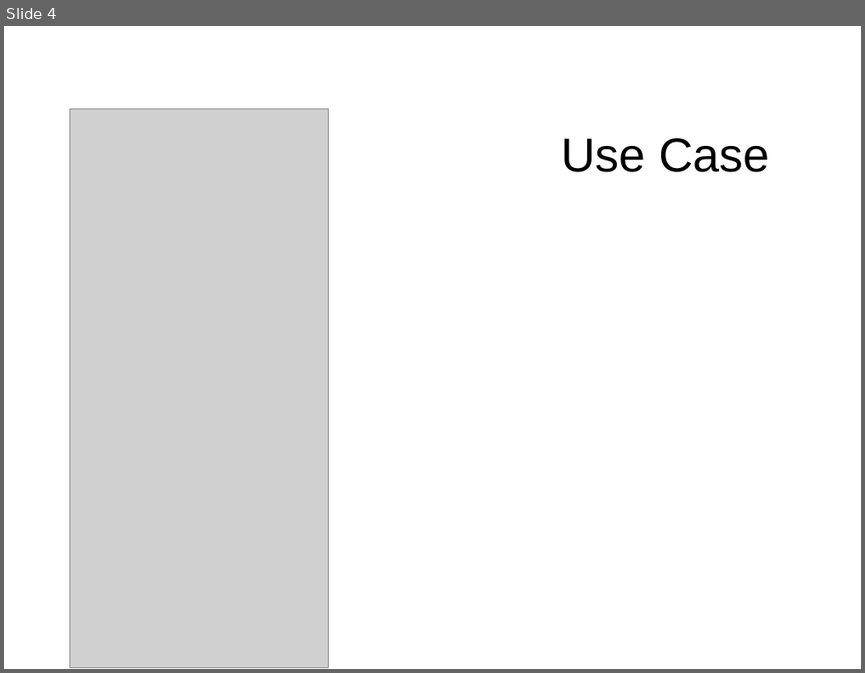
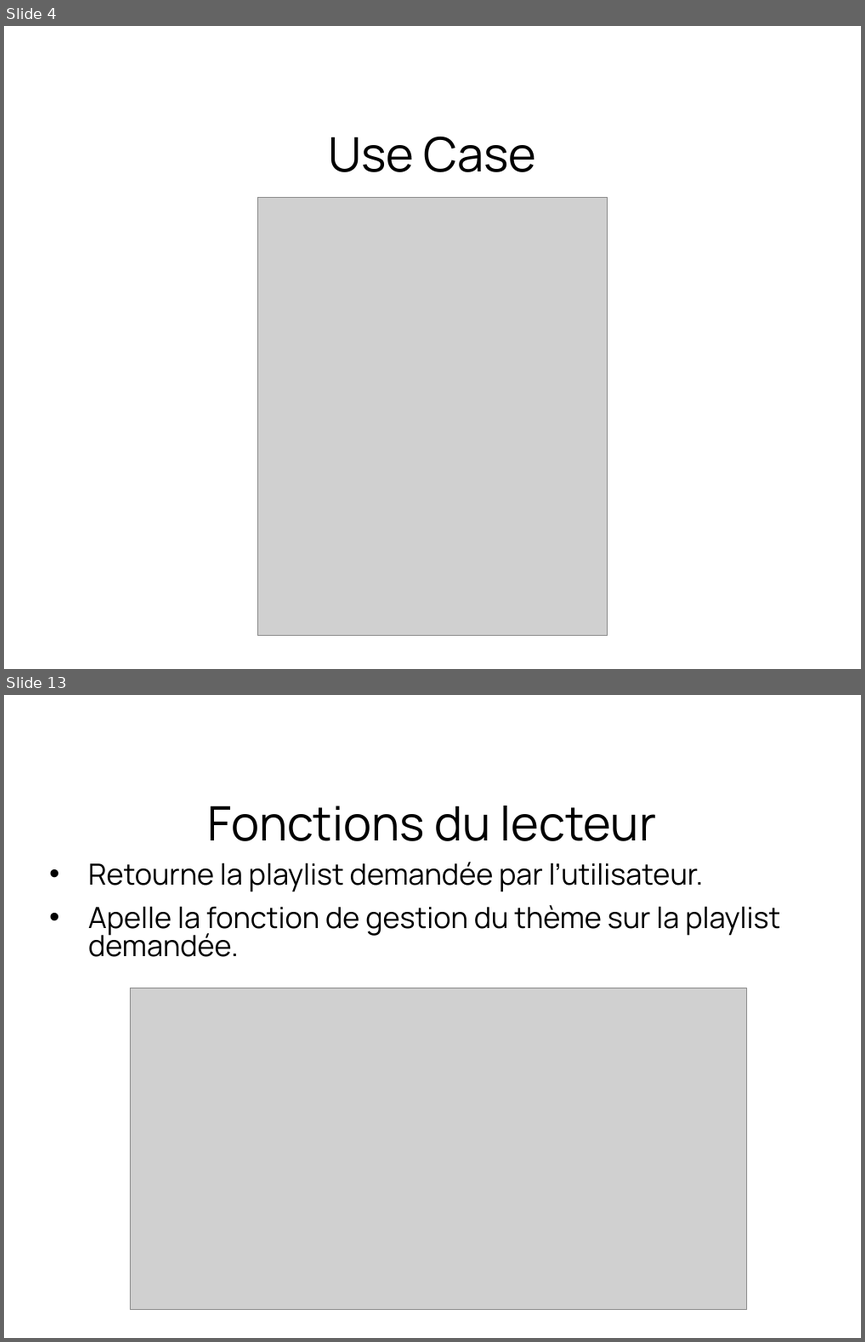
Before and after one commit to Manonrtnt/Rezeed, a slide deck: sql/redeez.odp. Shown one above the other, each under a label of ours: slide 4 before the commit, slides 4 and 13 after it; the slides between them are not shown. The pictures are 865x673 and 865x1342 pixels, drawn with LibreOffice and Linux fonts; fonts in the diff are those of the drawing; grey boxes stand for pictures; background and template pictures are left out. Boxes give left, top, right and bottom in pixels: in the first picture for what was removed or moved away, otherwise in the second. Text is boxed around its words. In the diff, an @@ line names an element or a change of style, - is before the commit and + after.

```diff
--- a/sql/redeez.odp
+++ b/sql/redeez.odp
@@ slide 13 added at (4,695,861,1338), background #FFFFFF @@
@@ title added at (208,805,656,841), 44 pt, text #000000 @@
+Fonctions du lecteur
@@ text added at (88,862,780,957), 27 pt, text #000000 @@
+• Retourne la playlist demandée par l’utilisateur.
+• Apelle la fonction de gestion du thème sur la playlist demandée.
@@ picture added at (131,988,747,1310) @@
@@ slide 4 changed as well @@
@@ title "Use Case" at (328,136,536,172): font Arial to Manrope @@
@@ picture: place and size @@
-picture at (70,108,328,668)
+picture at (257,197,608,635)
```
Also in this commit, not shown: 2 other slides changed, 10 other slides added, 1 slide removed, 13 other files.
